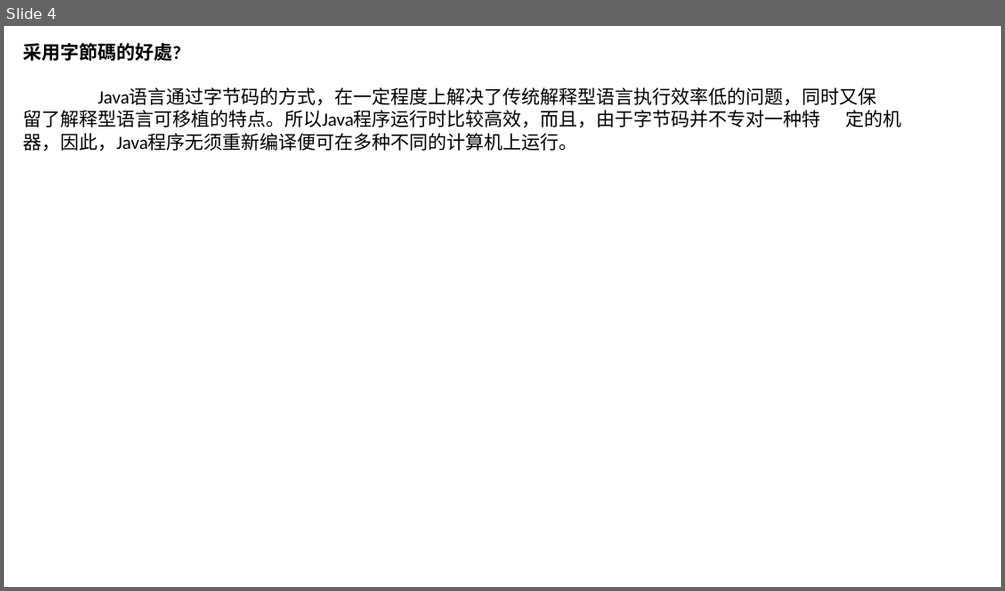
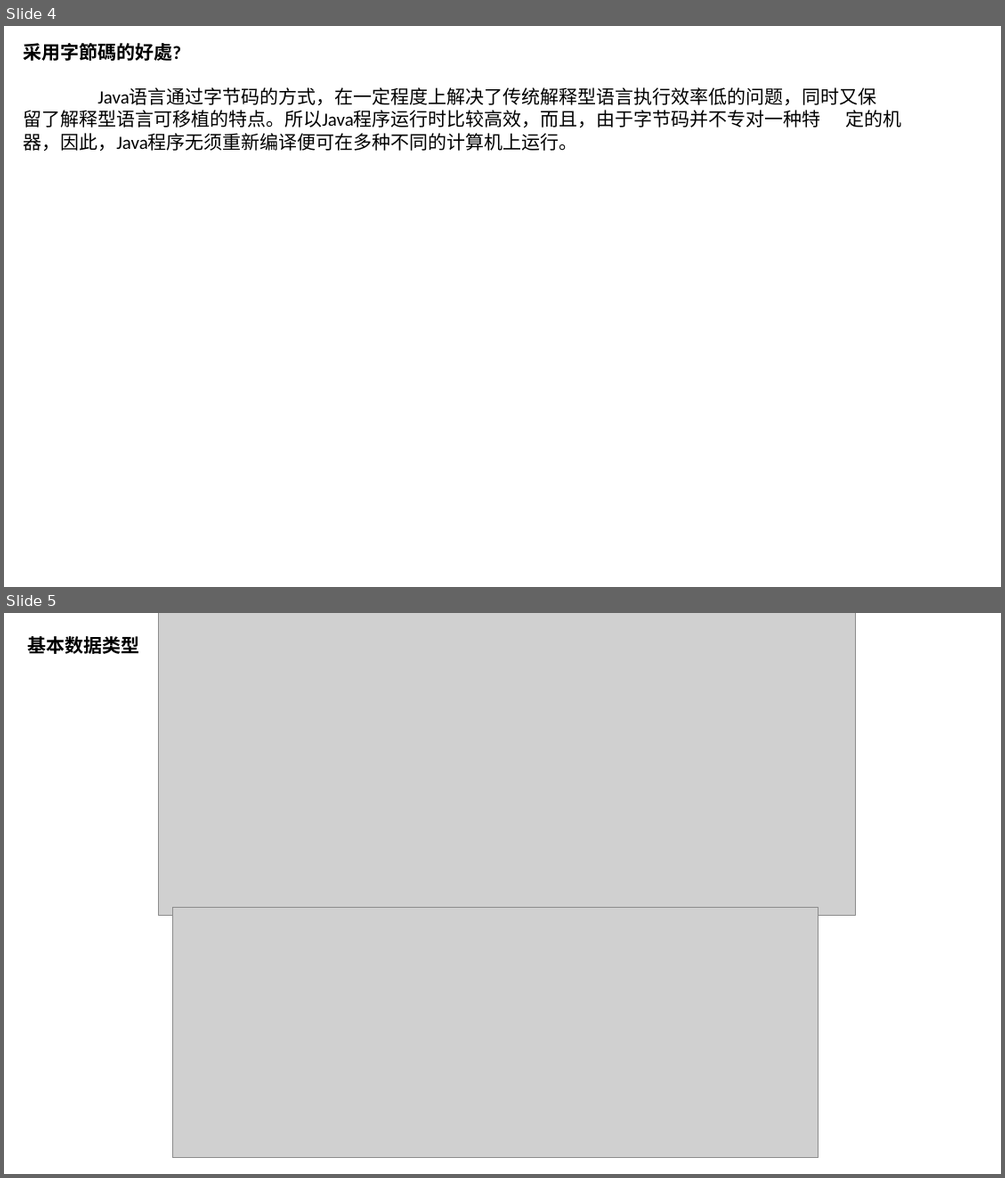
Before and after one commit to luchaojun/JavaSprint, a slide deck: JavaInterview/Java_interview.pptx. Shown one above the other, each under a label of ours: slide 4 before the commit, slides 4 and 5 after it. The pictures are 1005x591 and 1005x1178 pixels, drawn with LibreOffice and Linux fonts; fonts in the diff are those of the drawing; grey boxes stand for pictures. Boxes give left, top, right and bottom in pixels: in the first picture for what was removed or moved away, otherwise in the second. Text is boxed around its words. In the diff, an @@ line names an element or a change of style, - is before the commit and + after.

Commit message:
Add the basic type in interview

```diff
--- a/JavaInterview/Java_interview.pptx
+++ b/JavaInterview/Java_interview.pptx
@@ slide 5 added at <box>4,613,1001,1174</box>, background #FFFFFF @@
@@ text added at <box>27,636,139,654</box>, 18 pt, text #000000, bold @@
+基本数据类型
@@ picture added at <box>159,613,856,915</box> @@
@@ picture added at <box>173,908,818,1159</box> @@
```
